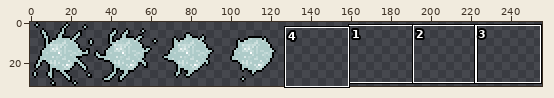
Sprite sheet: assets/tex/gate.png. Above, an overview of the earlier version with the close-up marked.
Close-up. As it was:
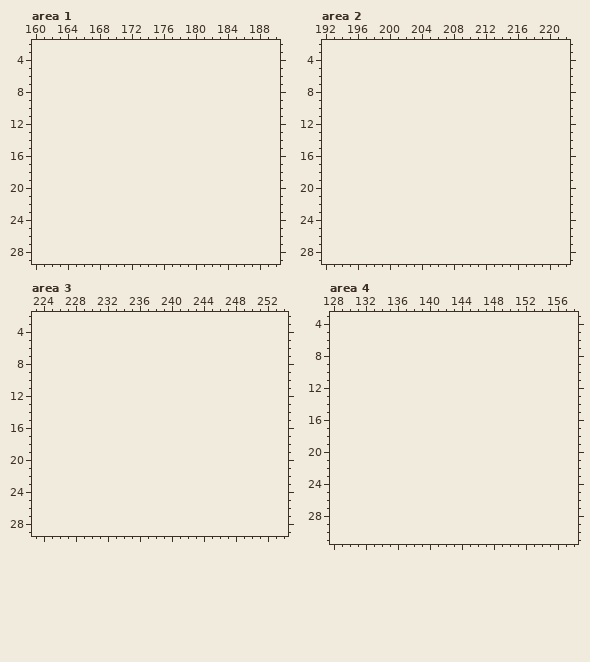
The file is 128x32 pixels. Colours within 5 levels of each other are drawn and written as one. Shown: area 1: x 160..190, y 2..29; area 2: x 192..222, y 2..29; area 3: x 223..254, y 2..29; area 4: x 128..158, y 3..31. The old version is drawn lined up with the new one, on the new canvas.
Palette (. is transparent): 
The result:
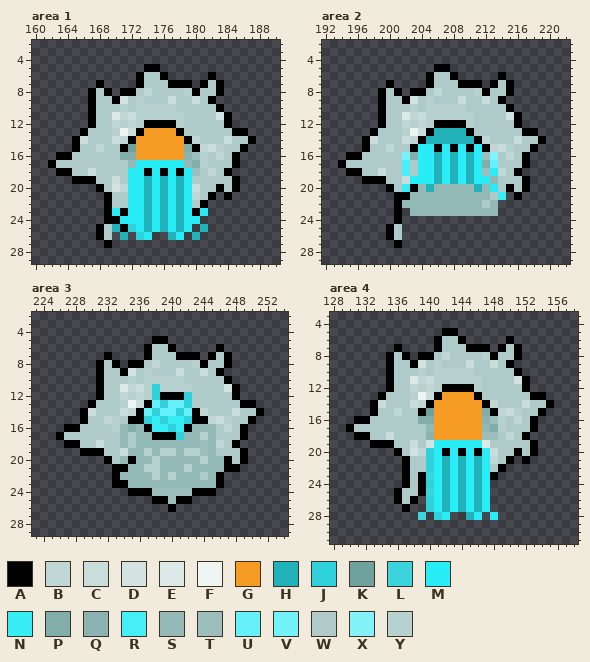
Colours new in this view: A #000000  B #c0d7d5  C #c9dddb  D #d2e3e1  E #dbe9e7  F #eef5f3  G #f69c24  H #22b3ba  J #2fd1da  K #6fa19f  L #3cd4dc  M #28edf6  N #37eef7  P #81adab  Q #8ab3b1  R #46eff8  S #93b9b7  T #9cbfbd  U #64f1fa  V #73f2fa  W #aecbc9  X #82f3fb  Y #b7d1cf
The edit:
canvas 128x32 -> 256x32
Changed rows in their new state; - is an unchanged pixel.
Area 1:
first column x 162:
 5 ------------AA------------
 6 -----------AWWA-----A-----
 7 ------A----AWWWAAA-AWA----
 8 -----AWA-AAWBWWWWYAWWA----
 9 -----AWWADWYWWWCWWCWA-----
10 -----AWWWYWYYYYYWWWWWA----
11 -----AWWEBCYYYYYYWWWWDA---
12 -----AWWBYBYAAAAYWWWWWA---
13 ----AWWWYFCAGGGGAWWWWWWAA-
14 ---ACWWWCBAGGGGGGABWWWCWWA
15 ---AWWBWWAKGGGGGGPABCYWWA-
16 -AAWWWWWWPPGGGGGGQTYWBWA--
17 AWWWWWWWWWSMMMMMMSPYWWWA--
18 -AAWWCWWWWMMAMAMAMTWBWA---
19 ---AAAWWCWMMHMHMHMWWWWWA--
20 ------AWDBMMHMHMHMCWWAWA--
21 -------AWWMMHMHMHMBWA-A---
22 -------AWWMMHMHMHMWA------
23 -------AMAMMHMHMHMAM------
24 -------AAMMMHMHMHMM-------
25 ------AWHAJMHMHMHM-H------
26 ------AW-H-JM--HM-H-------
27 -------A------------------
Area 2:
first column x 194:
 5 ------------AA------------
 6 -----------AWWA-----A-----
 7 ------A----AWWWAAA-AWA----
 8 -----AWA-AAWBWWWWYAWWA----
 9 -----AWWADWYWWWCWWCWA-----
10 -----AWWWYWYYYYYWWWWWA----
11 -----AWWEBCYYYYYYWWWWDA---
12 -----AWWBYBYAAAAYWWWWWA---
13 ----AWWWYFCAHHHHAWWWWWWAA-
14 ---ACWWWCBAHHHHHHABWWWCWWA
15 ---AWWBWWAMMAMAMAMABCYWWA-
16 -AAWWWWWVPMMHMHMHMTXWBWA--
17 AWWWWWWWRWMMHMHMHMPUWWWA--
18 -AAWWCWWRWMMHMHMHMTMBWA---
19 ---AAAWWCMMMHMHMHMMSWWWA--
20 ------AWNASHSSSSSHSMWAWA--
21 -------AASSSSSSSSSSWN-A---
22 -------ASSSSSSSSSSWS------
23 -------A-SSSSSSSSSSS------
24 -------A------------------
25 ------AW------------------
26 ------AW------------------
27 -------A------------------
Area 3:
first column x 226:
 5 ------------AA------------
 6 -----------AWWA-----A-----
 7 ------A----AWWWAAA-AWA----
 8 -----AWA-AAWBWWWWYAWWA----
 9 -----AWWADWYWWWCWWCWA-----
10 -----AWWWYWYYYYYWWWWWA----
11 -----AWWEBCYJYYYYWWWWDA---
12 -----AWWBYBYJAAAJWWWWWA---
13 ----AWWWYFCAUJUUJWWWWWWAA-
14 ---ACWWWCBAUJUUJUABWWWCWWA
15 ---AWWBYWAAJNJNNJAABCYWWA-
16 -AAWWWWYSPSANNJNASSSWBWA--
17 AWWWWWWWSWSSAAAJSSYSWWWA--
18 -AAWWCWWSWSSSSSSSSTSBWA---
19 ---AAAWWCSSYSYYSYYTSWWWA--
20 ------AWSASSYSSSSSYSSAWA--
21 -------AASSYYSSSYSSSSAA---
22 -------ASSSSYSYSSSWSA-----
23 -------AASSSSSSSSSSSA-----
24 ---------AAATTTTTAAA------
25 ------------AATAA---------
26 --------------A-----------
Area 4:
first column x 130:
 5 ------------AA------------
 6 -----------AWWA-----A-----
 7 ------A----AWWWAAA-AWA----
 8 -----AWA-AAWBWWWWYAWWA----
 9 -----AWWADWYWWWCWWCWA-----
10 -----AWWWYWYYYYYWWWWWA----
11 -----AWWEBCYYYYYYWWWWDA---
12 -----AWWBYBYAAAAYWWWWWA---
13 ----AWWWYFCAGGGGAWWWWWWAA-
14 ---ACWWWCBAGGGGGGABWWWCWWA
15 ---AWWBWWAKGGGGGGPABCYWWA-
16 -AAWWWWWWPPGGGGGGQTYWBWA--
17 AWWWWWWWWWSGGGGGGSPYWWWA--
18 -AAWWCWWWWQGGGGGGTTWBWA---
19 ---AAAWWCWDMMMMMMEWWWWWA--
20 ------AWDBJMAMAMAMCWWAWA--
21 -------AWWJMHMHMHMBWA-A---
22 -------AWWJMHMHMHMWA------
23 -------AWALMHMHMHMA-------
24 -------AWAJMHMHMHM--------
25 ------AWWALMHMHMHM--------
26 ------AWA-JMHMHMHM--------
27 -------A--JMHMHMHM--------
28 ---------L-JM--HM-M-------
Where, in picture pixels (left, top, right, bottom), the same in both close-ups:
added: (48, 64, 256, 248)
added: (338, 64, 546, 248)
added: (56, 336, 264, 512)
added: (346, 328, 554, 520)
